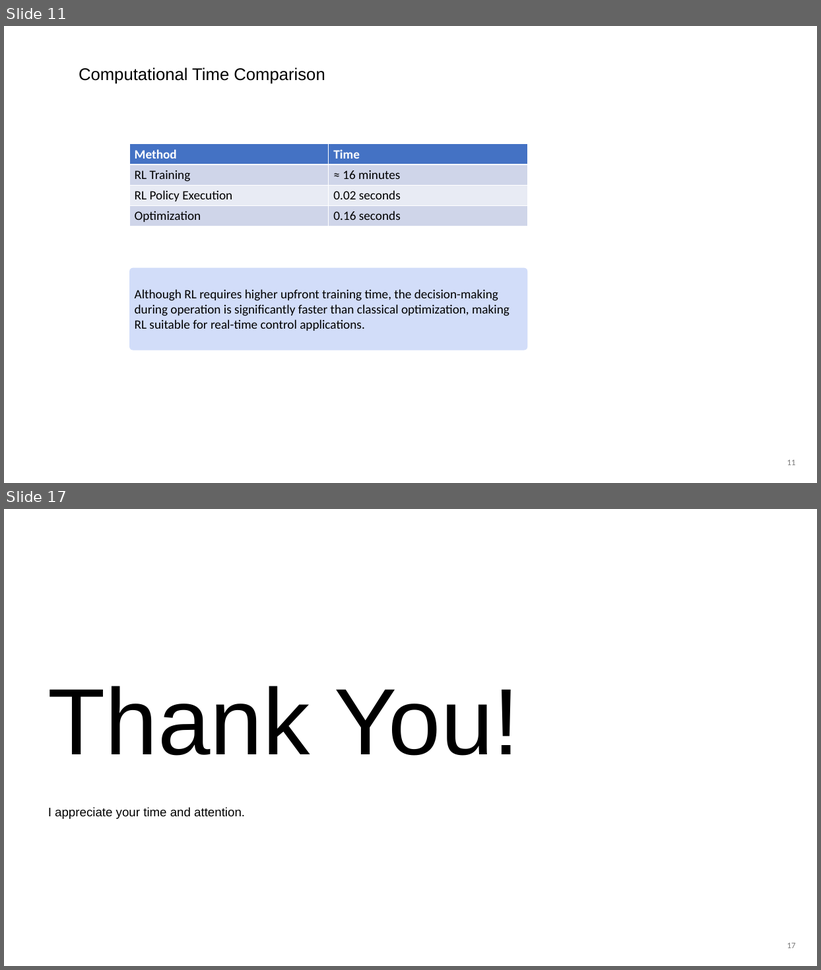
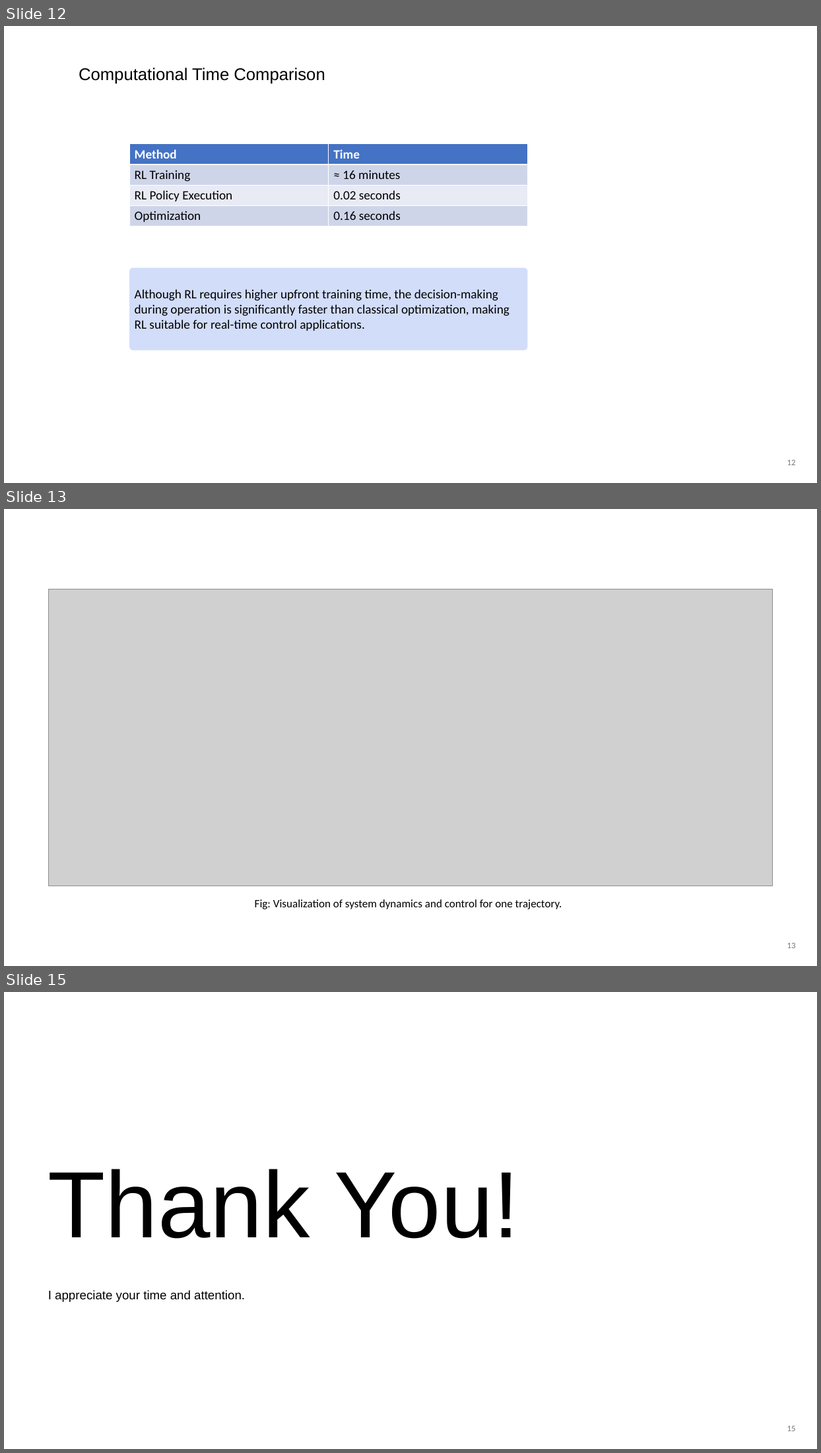
Before and after one commit to itsashishthapa/THESIS, a slide deck: Presentations/Thesis Update(first case)- 04-03-2026.pptx. Shown one above the other, each under a label of ours: slides 11 and 17 before the commit, slides 12, 13 and 15 after it; the slides between them are not shown. The pictures are 821x970 and 821x1453 pixels, drawn with LibreOffice and Linux fonts; fonts in the diff are those of the drawing; grey boxes stand for pictures. Boxes give left, top, right and bottom in pixels: in the first picture for what was removed or moved away, otherwise in the second. Text is boxed around its words. In the diff, an @@ line names an element or a change of style, - is before the commit and + after.

```diff
--- a/Presentations/Thesis Update(first case)- 04-03-2026.pptx
+++ b/Presentations/Thesis Update(first case)- 04-03-2026.pptx
@@ slide 13 added at [4, 509, 817, 966], background #FFFFFF @@
@@ picture added at [48, 590, 773, 886] @@
@@ text added at [255, 900, 562, 910], 16 pt, text #000000 @@
+Fig: Visualization of system dynamics and control for one trajectory.
@@ page number added at [787, 943, 796, 949], 12 pt, text #797979 @@
+13
@@ what was slide 11 is now slide 12 @@
@@ what was slide 17 is now slide 15 @@
@@ page number at [787, 1426, 796, 1432]: text changed @@
-17
+15
```
Also in this commit, not shown: 4 slides changed, 1 other slide added, 1 slide removed, 11 other files.
